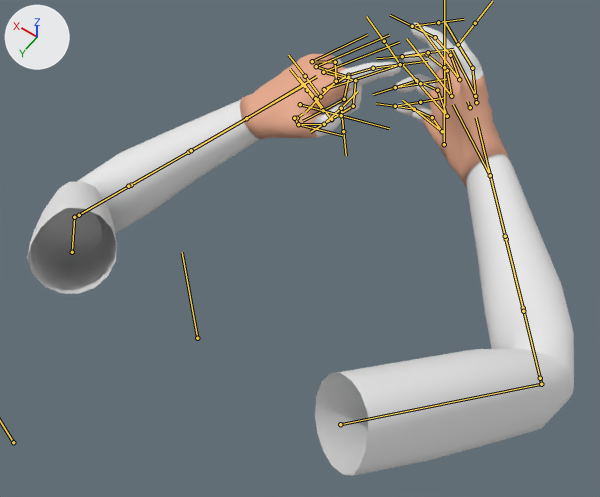
A saved change to the FBX model Assets/Objects/character.fbx.
Both versions are drawn from a camera (50 mm lens) standing at (-1.98, 1.74, 4.13) and looking at (0.09, -1.15, -0.41). Arrows for +X, +Y and +Z are at upper left; the lights stay in place. Both versions are drawn at frame 30 of the action 'Arm_Armature|TurnOnFlashlight'; the numbers are the values there. The bones that bend it are drawn over the model as lines.

In view in the first picture: 'Arm_Mesh'.
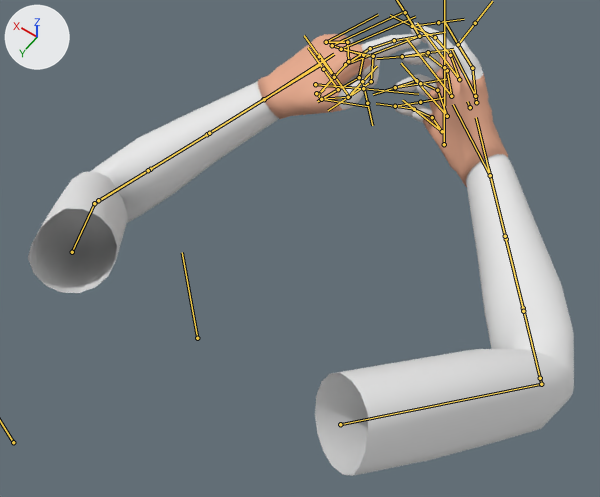
Edits to the scene script, one JSON object a line:
```json
{"block": "bone_innerarm_l", "where": "bone_innerarm_l = bpy.data.objects['Arm_Armature'].pose.bones['InnerArm_L']  # child of 'Master'"}
{"op": "set", "path": "bone_innerarm_l.rotation_quaternion", "old": "(0.822, 0.259, 0.227, 0.454)", "new": "(0.853, 0.231, 0.23, 0.406)", "note": "degrees (40, 8, 61) -> degrees (36, 12, 55)"}
{"block": "bone_arm_l", "where": "bone_arm_l = bpy.data.objects['Arm_Armature'].pose.bones['Arm_L']  # child of 'InnerArm_L'"}
{"op": "set", "path": "bone_arm_l.rotation_quaternion", "old": "(0.618, -0.766, 0.149, 0.09)", "new": "(0.683, -0.709, 0.159, 0.083)", "note": "degrees (-103, 19, -7) -> degrees (-93, 20, -7)"}
{"block": "bone_hand_l", "where": "bone_hand_l = bpy.data.objects['Arm_Armature'].pose.bones['Hand_L']  # child of 'Arm_L'"}
{"op": "set", "path": "bone_hand_l.rotation_quaternion", "old": "(0.981, -0.078, 0.117, 0.134)", "new": "(0.986, -0.069, 0.116, 0.102)", "note": "degrees (-7, 15, 15) -> degrees (-7, 14, 11)"}
```

Location of each change, [x1, y1, x2, y2] in pixels of the pictures (600 x 497 px):
```json
{"object": "Arm_Mesh", "change": "posed", "before": [27, 23, 574, 476], "after": [28, 23, 574, 476]}
{"bone": "InnerArm_L", "before": "(72, 252) to (74, 217)", "after": "(72, 252) to (94, 203)"}
{"bone": "Arm_L", "before": "(74, 217) to (149, 174)", "after": "(94, 203) to (168, 158)"}
{"bone": "Hand_L", "before": "(246, 118) to (316, 76)", "after": "(264, 99) to (334, 54)"}
```
